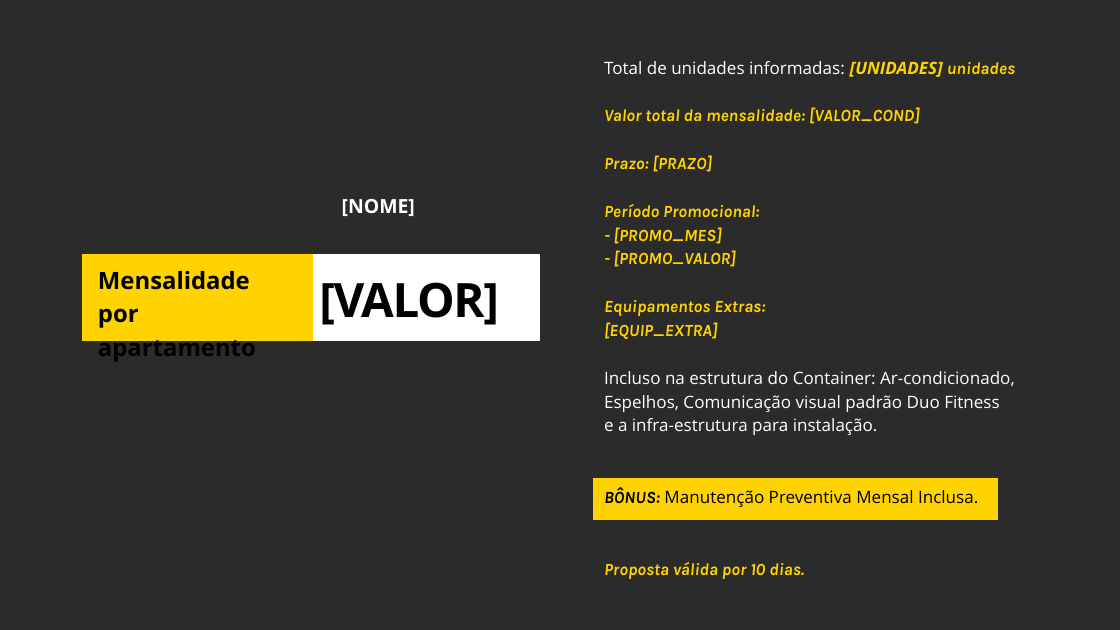
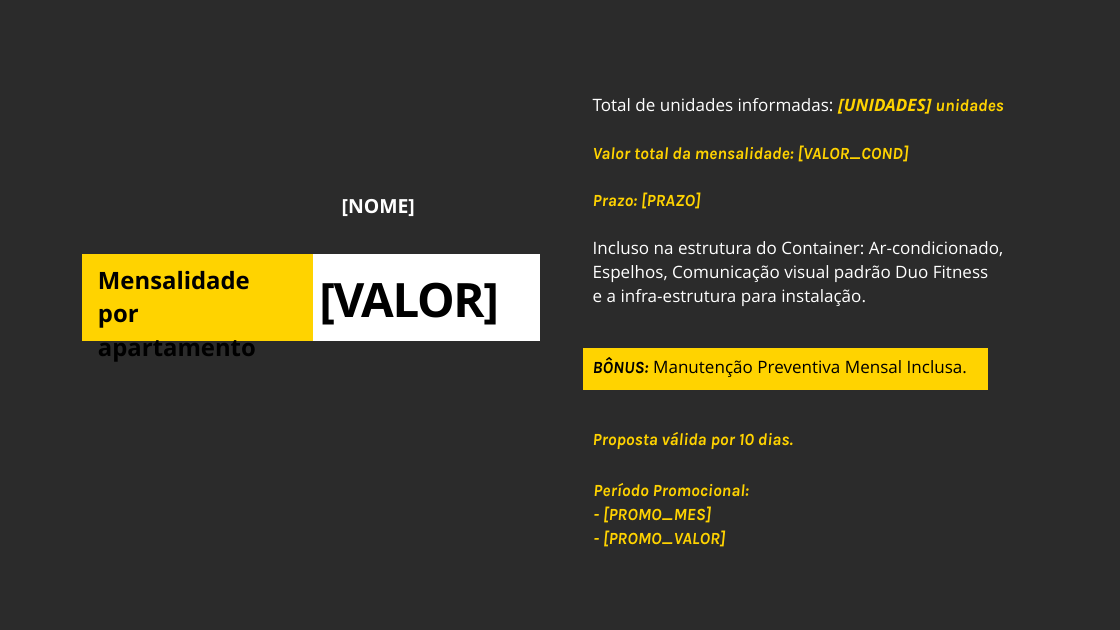
Before and after one commit to agencialumno/Site_duofitness, a slide deck: slide 27 of simulador_duofitness/templates/duo.pptx. Drawn at 1120x630 pixels with LibreOffice and Linux fonts; fonts in the diff are those of the drawing; background and template pictures are left out; a plain dark background stands for a picture behind light text. Boxes give left, top, right and bottom in pixels: in the first picture for what was removed or moved away, otherwise in the second. Text is boxed around its words. In the diff, an @@ line names an element or a change of style, - is before the commit and + after.

Commit message:
Ajuste no período promocional

```diff
--- a/simulador_duofitness/templates/duo.pptx
+++ b/simulador_duofitness/templates/duo.pptx
@@ text "Total de unidades informadas: [UNIDADES] ...": place and size @@
-text "Total de unidades informadas: [UNIDADES] ..." at bbox=[604, 61, 1015, 579]
+text "Total de unidades informadas: [UNIDADES] ..." at bbox=[593, 98, 1004, 449]
@@ text at bbox=[604, 204, 765, 339]: paragraphs removed @@
-Período Promocional:
-- [PROMO_MES]
-- [PROMO_VALOR]
-Equipamentos Extras:
-[EQUIP_EXTRA]
@@ freeform shape: place and size @@
-freeform shape at bbox=[592, 478, 997, 520]
+freeform shape at bbox=[584, 348, 988, 390]
@@ text added at bbox=[593, 483, 749, 547], 21.9 pt, text #FFD300, bold, italic @@
+Período Promocional:
+- [PROMO_MES]
+- [PROMO_VALOR]
```
Also in this commit, not shown: 5 other files.
